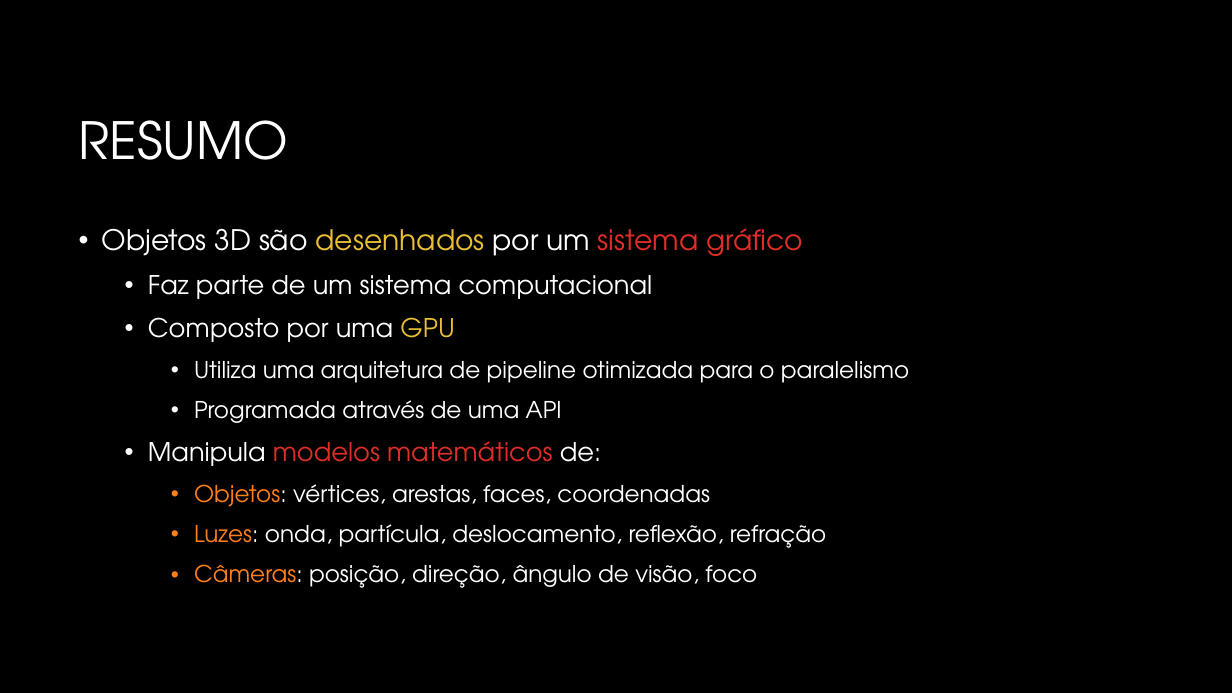
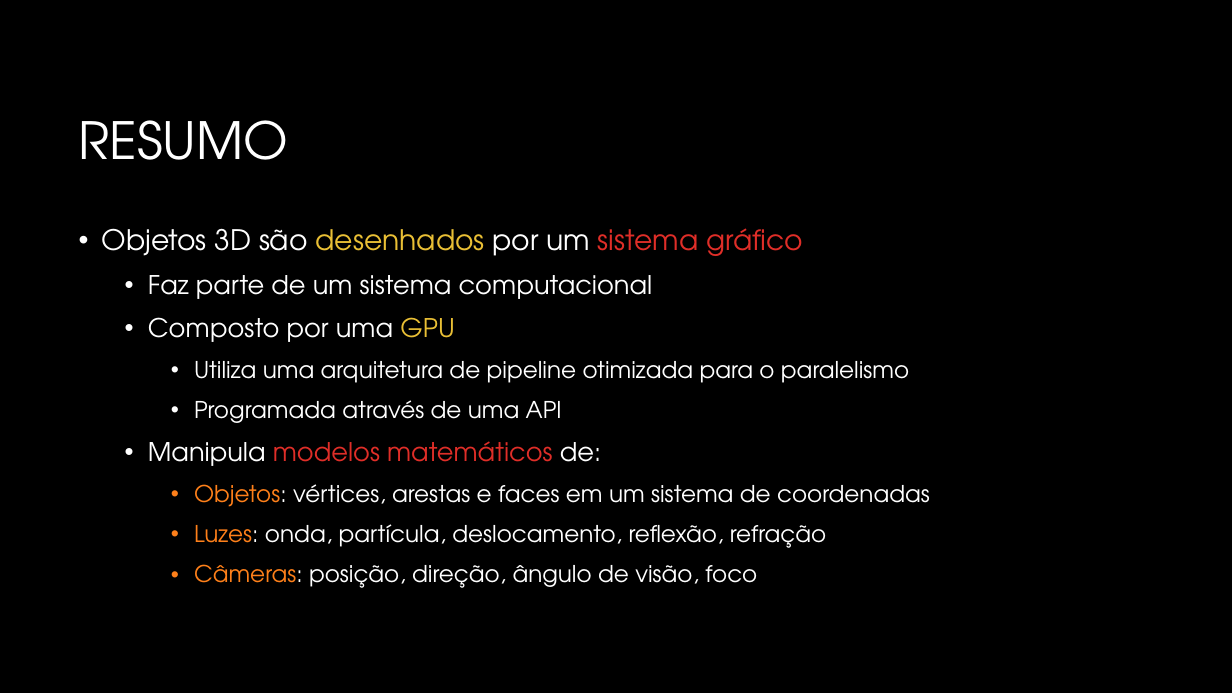
Before and after one commit to JudsonSS/CG, a slide deck: slide 28 of Slides/01. Conceitos Básicos.pptx (slide 25 before the commit). Drawn at 1232x693 pixels with LibreOffice and Linux fonts; fonts in the diff are those of the drawing; background and template pictures are left out. Boxes give left, top, right and bottom in pixels: in the first picture for what was removed or moved away, otherwise in the second. Text is boxed around its words. In the diff, an @@ line names an element or a change of style, - is before the commit and + after.

```diff
--- a/Slides/01. Conceitos Básicos.pptx
+++ b/Slides/01. Conceitos Básicos.pptx
@@ text at [194, 484, 930, 507]: text changed @@
-    • Objetos: vértices, arestas, faces, coordenadas
+    • Objetos: vértices, arestas e faces em um sistema de coordenadas
```
Also in this commit, not shown: 15 other slides changed, 3 slides added, 9 other files.
